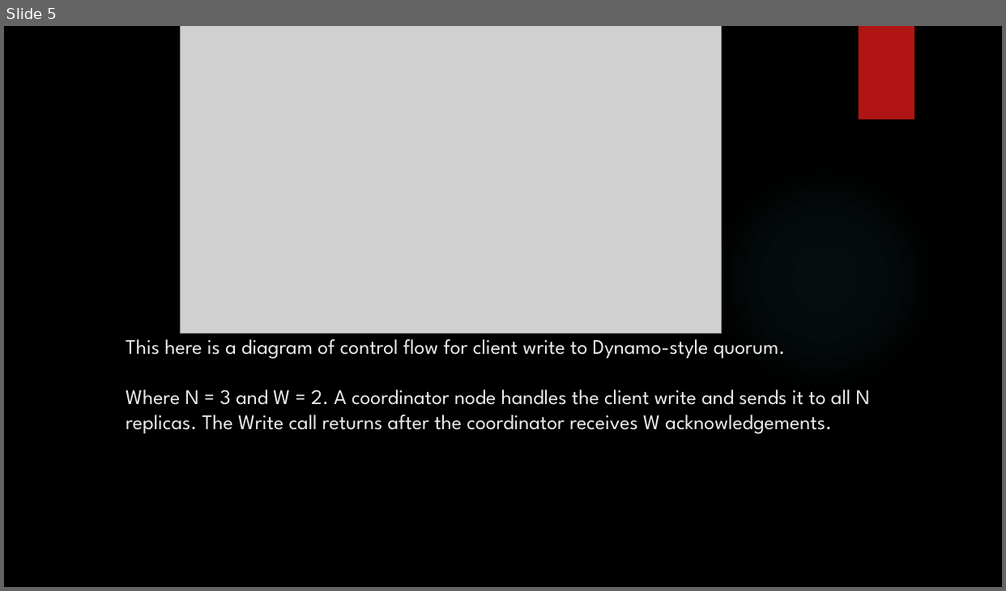
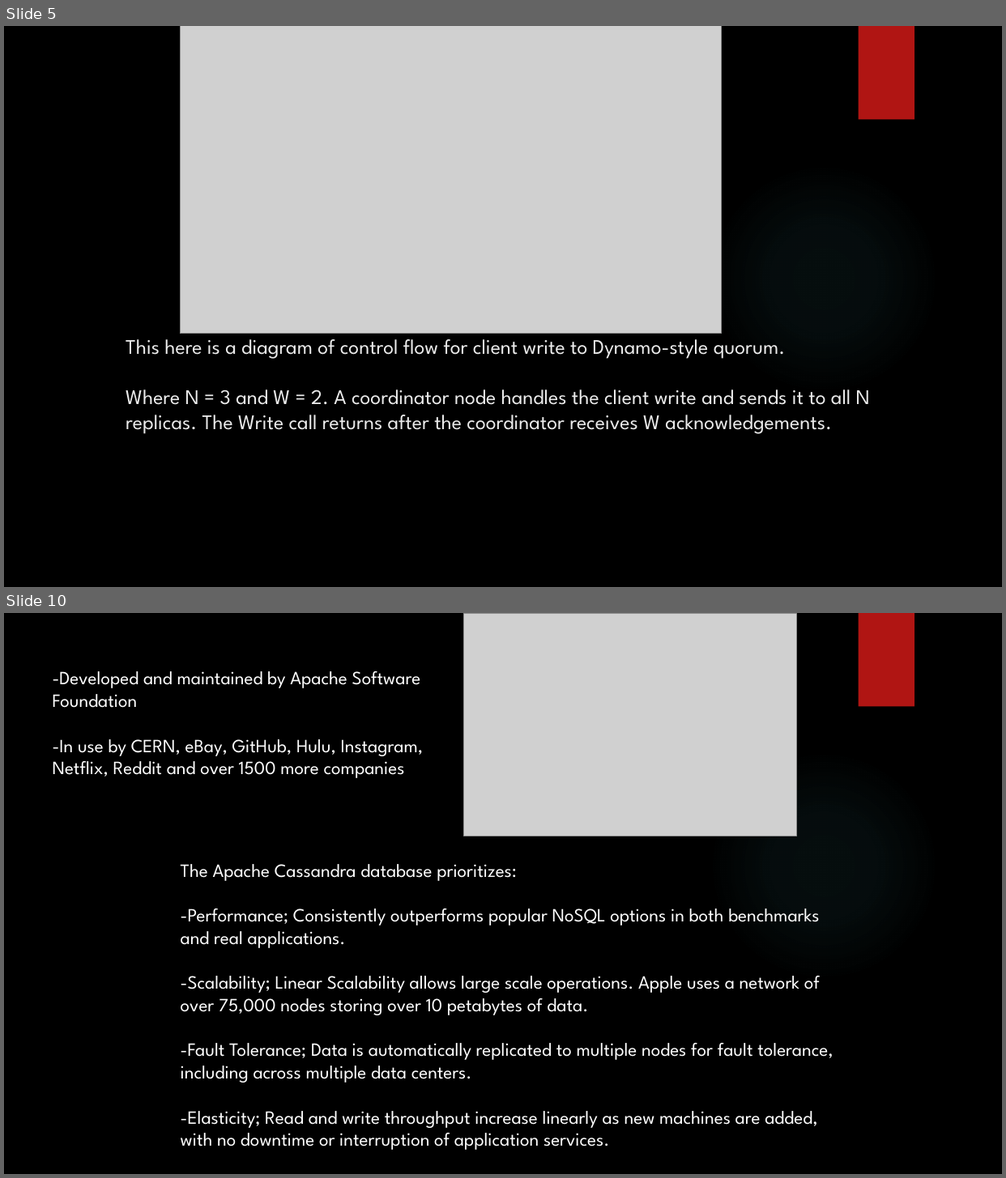
Before and after one commit to MaxWOU/cs364pptx, a slide deck: group6slidshow.pptx. Shown one above the other, each under a label of ours: slide 5 before the commit, slides 5 and 10 after it; the slides between them are not shown. The pictures are 1006x591 and 1006x1178 pixels, drawn with LibreOffice and Linux fonts; fonts in the diff are those of the drawing; grey boxes stand for pictures; background and template pictures are left out. Boxes give left, top, right and bottom in pixels: in the first picture for what was removed or moved away, otherwise in the second. Text is boxed around its words. In the diff, an @@ line names an element or a change of style, - is before the commit and + after.

```diff
--- a/group6slidshow.pptx
+++ b/group6slidshow.pptx
@@ slide 10 added at box(4, 613, 1002, 1174), background picture (left out); not listed: 2 template elements that a slide beside it also shows @@
@@ picture added at box(463, 613, 797, 836) @@
@@ text added at box(53, 671, 424, 778), 18 pt, text #FFFFFF @@
+-Developed and maintained by Apache Software Foundation
+-In use by CERN, eBay, GitHub, Hulu, Instagram, Netflix, Reddit and over 1500 more companies
@@ text added at box(181, 864, 833, 1150), 18 pt, text #FFFFFF @@
+The Apache Cassandra database prioritizes:
+-Performance; Consistently outperforms popular NoSQL options in both benchmarks and real applications.
+-Scalability; Linear Scalability allows large scale operations. Apple uses a network of over 75,000 nodes storing over 10 petabytes of data.
+-Fault Tolerance; Data is automatically replicated to multiple nodes for fault tolerance, including across multiple data centers.
+-Elasticity; Read and write throughput increase linearly as new machines are added, with no downtime or interruption of application services.
```
Also in this commit, not shown: 2 slides changed, 5 other slides added.
